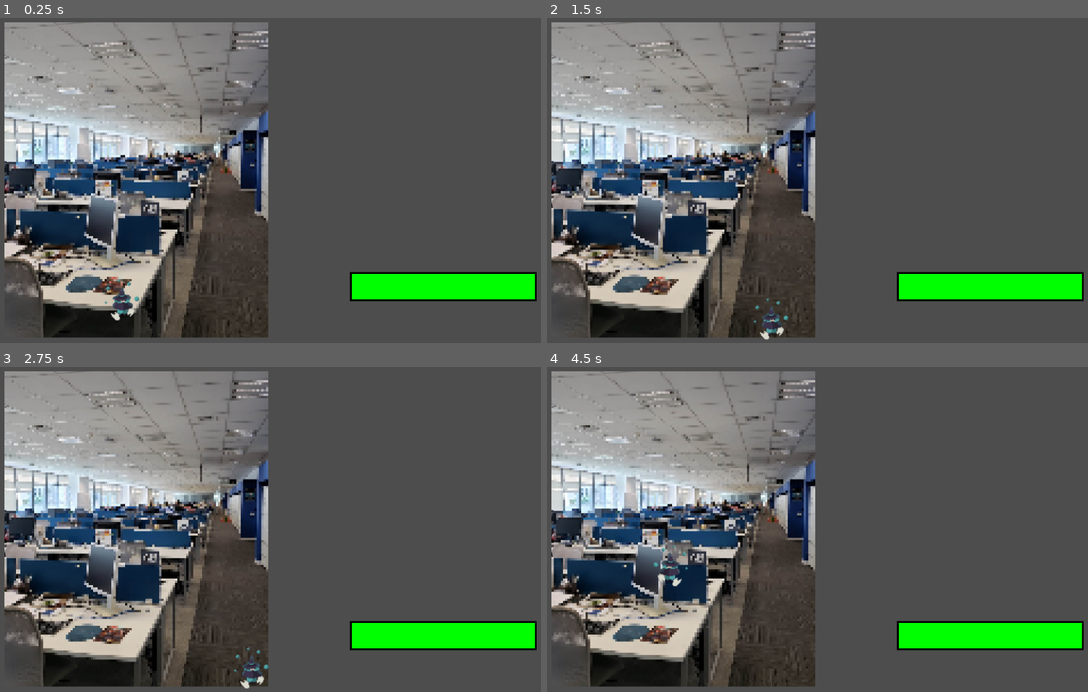
Above: before the commit, frames 1-4 (two rows, left to right).
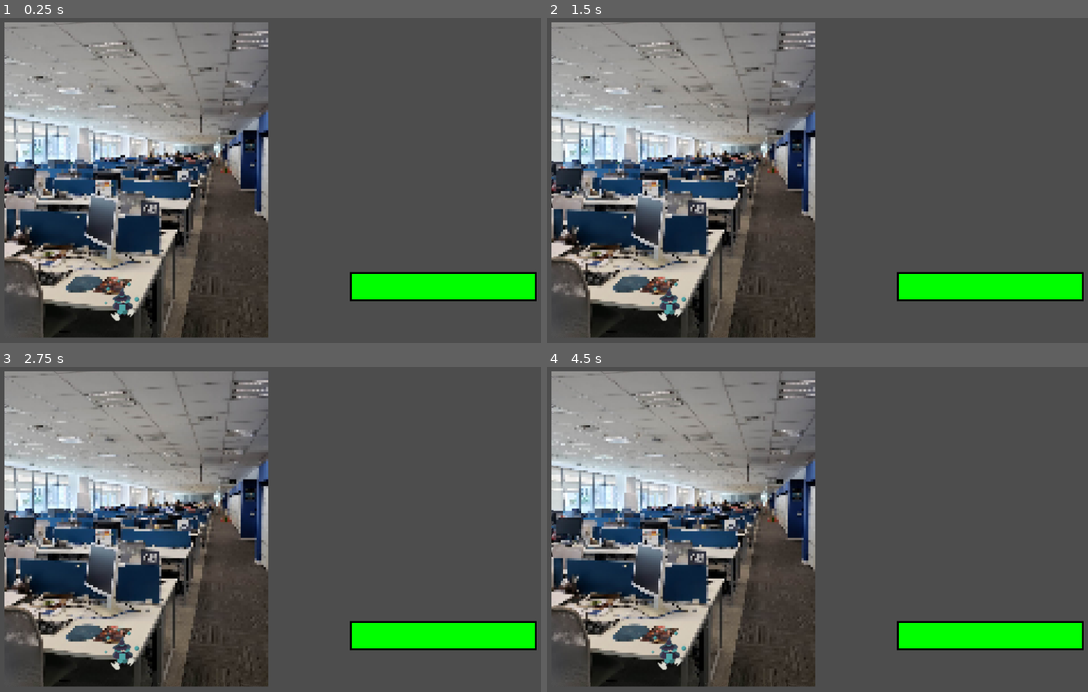
Above: after the commit, the same moments.

Repository: Cyperus-aucheri/bullet-hell
Game: Godot game, scene res://level/level1/level1.tscn
Two runs of this game, one before a commit and one after it. Both use one fixed random seed, a clock stepped at 60 frames per second and the inputs below. This scene is started directly instead of the project's main scene.
Inputs:
- Up to frame 1 (0.25 s): no input
- Up to frame 2 (1.5 s): tap Enter at 0.5 s; hold Right (ui_right) 0.53-1.28 s; tap Z (shoot, bound only after the commit) at 0.6, 1.35 s; hold Down (ui_down) from 1.28 s (still down)
- Up to frame 3 (2.75 s): tap Space at 2 s; release Down (ui_down) at 2.03 s; hold Right (ui_right) from 2.03 s (still down); tap F at 2.1 s; tap Z (shoot, bound only after the commit) at 2.3 s
- Up to frame 4 (4.5 s): tap Enter at 2.75 s; release Right (ui_right) at 2.78 s; hold Up (ui_up) 2.78-3.53 s; tap Z (shoot, bound only after the commit) at 2.85, 3.6 s; hold Left (ui_left) from 3.53 s (still down); tap F at 4.35 s

The runs differ from the first frame. In frame 1, 0.1% of the frame differs, in the area x 19-26%, y 80-94%; in frame 2, 0.5%; in frame 3, 0.5%; in frame 4, 0.6%, in the area x 19-27%, y 54-94%.
Error after the commit: Parse Error: Identifier "bullet_scene" not declared in the current scope. (res://character/witchgirl/witchgirl.gd:53)

Commit message:
Started coding character bullets

Diff:
--- a/character/witchgirl/witchgirl.gd
+++ b/character/witchgirl/witchgirl.gd
@@ -4,9 +4,10 @@
 var SLOW_SPEED = 100
 
 var input_direction = Vector2.ZERO
-
+var can_shoot = true
 @onready var sprite = $Sprite
 @onready var hitbox = $Hitbox
+@export var shoot_cooldown = 0.5
 
 func _ready():
 	hitbox.visible = false
@@ -40,3 +41,15 @@
 		return direction.normalized()
 
 	return Vector2.ZERO
+
+func shoot_bullets():
+	if Input.is_action_just_pressed("shoot") and can_shoot:
+		shoot()
+		can_shoot = false
+		await get_tree().create_timer(shoot_cooldown).timeout
+		can_shoot = true
+
+func shoot():
+	var bullet = bullet_scene.instantiate()
+	bullet.position = $Position2D.global_position  # Spawns at the Position2D node
+	get_tree().root.add_child(bullet)
--- a/level/level1/level1.tscn
+++ b/level/level1/level1.tscn
@@ -8,4 +8,4 @@
 [node name="Gameui" parent="." instance=ExtResource("1_r84ig")]
 
 [node name="CharacterBody2D" parent="." instance=ExtResource("2_e5caq")]
-position = Vector2(270, 636)
+position = Vector2(270, 637)
--- a/project.godot
+++ b/project.godot
@@ -60,6 +60,15 @@
 "deadzone": 0.5,
 "events": [Object(InputEventKey,"resource_local_to_scene":false,"resource_name":"","device":-1,"window_id":0,"alt_press …(195 unchanged characters)…
 , Object(InputEventJoypadButton,"resource_local_to_scene":false,"resource_name":"","device":-1,"button_index":0,"pressure":0.0,"pressed":false,"script":null)
+, Object(InputEventJoypadMotion,"resource_local_to_scene":false,"resource_name":"","device":-1,"axis":4,"axis_value":1.0,"script":null)
+]
+}
+shoot={
+"deadzone": 0.5,
+"events": [Object(InputEventKey,"resource_local_to_scene":false,"resource_name":"","device":-1,"window_id":0,"alt_pressed":false,"shift_pressed":false,"ctrl_pressed":false,"meta_pressed":false,"pressed":false,"keycode":0,"physical_keycode":90,"key_label":0,"unicode":122,"location":0,"echo":false,"script":null)
+, Object(InputEventKey,"resource_local_to_scene":false,"resource_name":"","device":-1,"window_id":0,"alt_pressed":false,"shift_pressed":false,"ctrl_pressed":false,"meta_pressed":false,"pressed":false,"keycode":0,"physical_keycode":32,"key_label":0,"unicode":32,"location":0,"echo":false,"script":null)
+, Object(InputEventJoypadButton,"resource_local_to_scene":false,"resource_name":"","device":-1,"button_index":2,"pressure":0.0,"pressed":false,"script":null)
+, Object(InputEventJoypadMotion,"resource_local_to_scene":false,"resource_name":"","device":-1,"axis":5,"axis_value":1.0,"script":null)
 ]
 }
 
